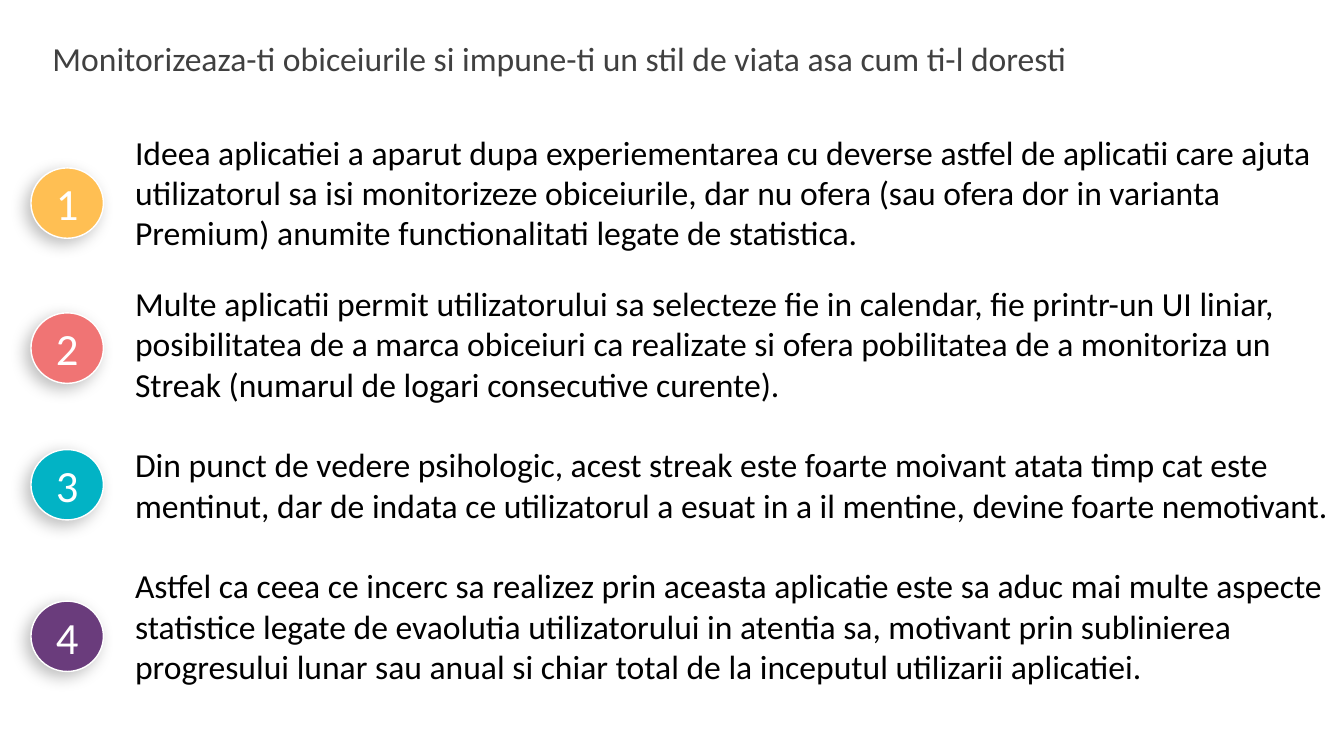
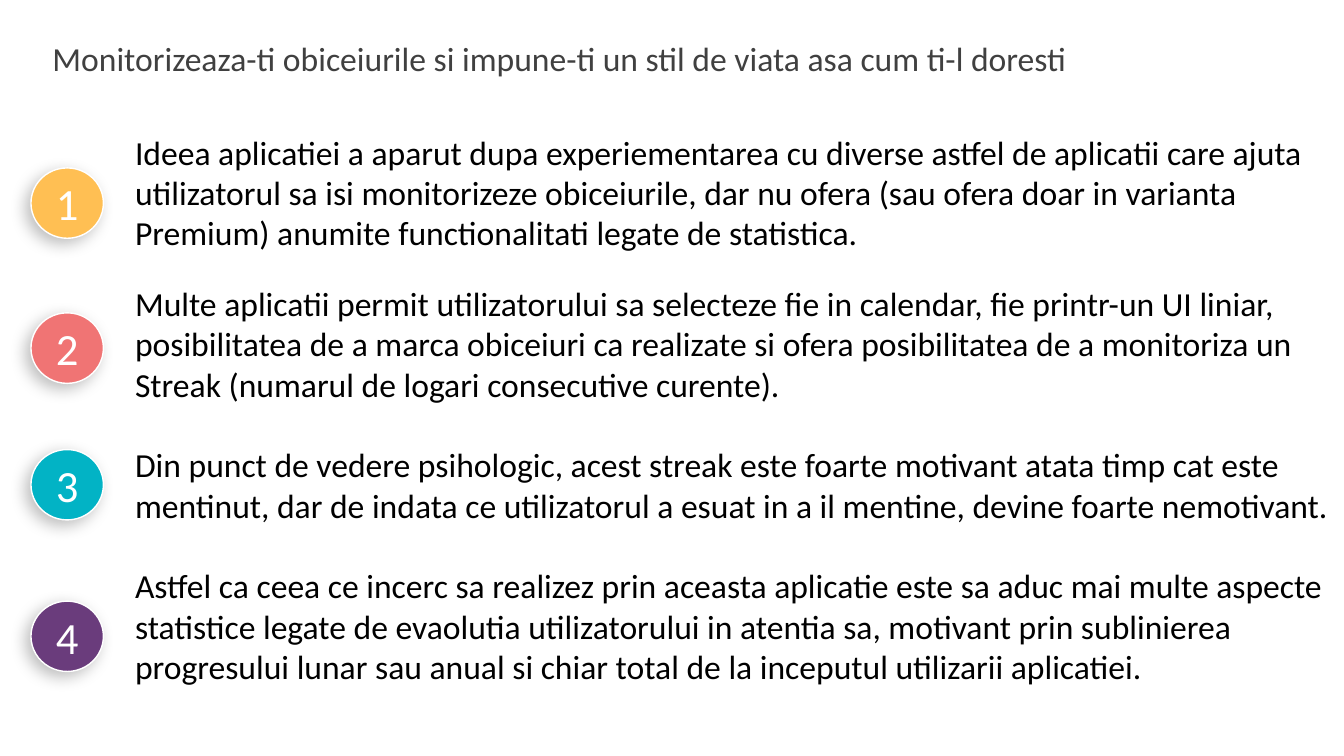
Before and after one commit to lia-ghita/ht, a slide deck: slide 4 of HabitTracker.pptx. Drawn at 1344x756 pixels with LibreOffice and Linux fonts; fonts in the diff are those of the drawing; background and template pictures are left out. Boxes give left, top, right and bottom in pixels: in the first picture for what was removed or moved away, otherwise in the second. Text is boxed around its words. In the diff, an @@ line names an element or a change of style, - is before the commit and + after.

```diff
--- a/HabitTracker.pptx
+++ b/HabitTracker.pptx
@@ text at (x1=135, y1=141, x2=1327, y2=522): text changed @@
-Ideea aplicatiei a aparut dupa experiementarea cu deverse astfel de aplicatii care ajuta utilizatorul sa isi monitorizeze obiceiurile, dar nu ofera (sau ofera dor in varianta Premium) anumite functionalitati legate de statistica.
-Multe aplicatii permit utilizatorului sa selecteze fie in calendar, fie printr-un UI liniar, posibilitatea de a marca obiceiuri ca realizate si ofera pobilitatea de a monitoriza un Streak (numarul de logari consecutive curente).
-Din punct de vedere psihologic, acest streak este foarte moivant atata timp cat este mentinut, dar de indata ce utilizatorul a esuat in a il mentine, devine foarte nemotivant.
+Ideea aplicatiei a aparut dupa experiementarea cu diverse astfel de aplicatii care ajuta utilizatorul sa isi monitorizeze obiceiurile, dar nu ofera (sau ofera doar in varianta Premium) anumite functionalitati legate de statistica.
+Multe aplicatii permit utilizatorului sa selecteze fie in calendar, fie printr-un UI liniar, posibilitatea de a marca obiceiuri ca realizate si ofera posibilitatea de a monitoriza un Streak (numarul de logari consecutive curente).
+Din punct de vedere psihologic, acest streak este foarte motivant atata timp cat este mentinut, dar de indata ce utilizatorul a esuat in a il mentine, devine foarte nemotivant.
```
Also in this commit, not shown: 2 other slides changed, 19 slides added, 23 slides removed.
